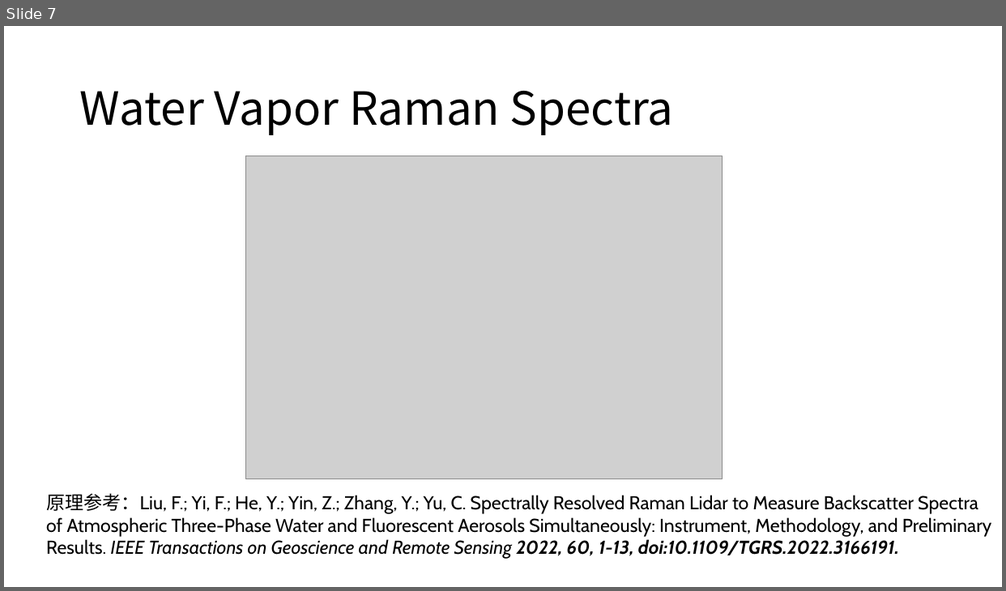
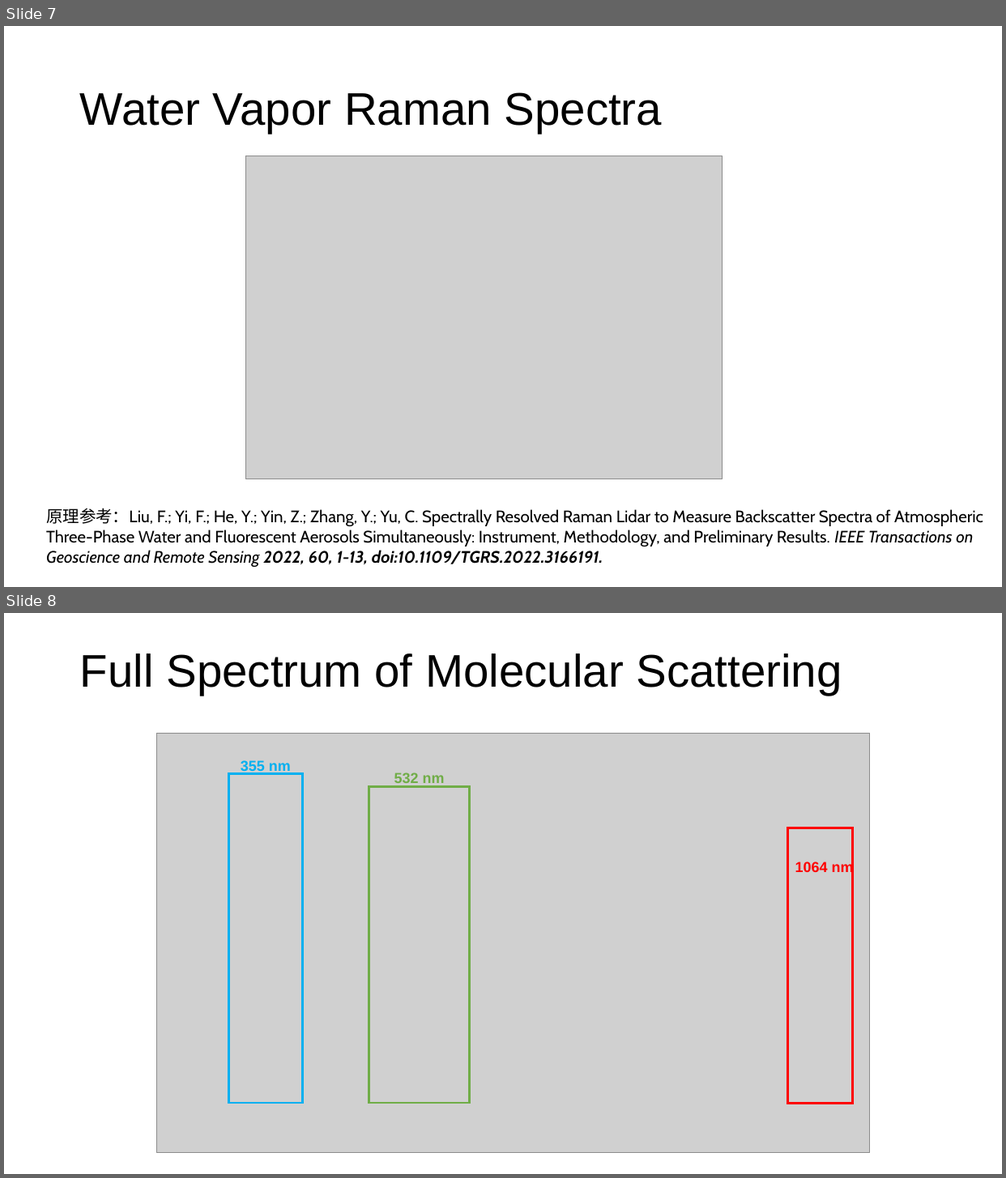
Before and after one commit to WHU-Atmospheric-Remote-Sensing/LiMSS, a slide deck: docs/Lidar-for-Molecular-Scattering-Simulation.pptx. Shown one above the other, each under a label of ours: slide 7 before the commit, slides 7 and 8 after it. The pictures are 1006x591 and 1006x1178 pixels, drawn with LibreOffice and Linux fonts; fonts in the diff are those of the drawing; grey boxes stand for pictures. Boxes give left, top, right and bottom in pixels: in the first picture for what was removed or moved away, otherwise in the second. Text is boxed around its words. In the diff, an @@ line names an element or a change of style, - is before the commit and + after.

```diff
--- a/docs/Lidar-for-Molecular-Scattering-Simulation.pptx
+++ b/docs/Lidar-for-Molecular-Scattering-Simulation.pptx
@@ slide 8 added at <box>4,613,1002,1174</box>, background #FFFFFF @@
@@ title added at <box>80,653,842,696</box>, 44 pt, text #000000 @@
+Full Spectrum of Molecular Scattering
@@ picture added at <box>157,733,870,1152</box> @@
@@ rectangle added at <box>229,774,303,1103</box>, outline #00B0F0 2.25 pt @@
@@ text added at <box>241,760,291,775</box>, 14 pt, text #00B0F0, bold @@
+355 nm
@@ text added at <box>394,773,445,786</box>, 14 pt, text #70AD47, bold @@
+532 nm
@@ rectangle added at <box>369,786,471,1103</box>, outline #70AD47 2.25 pt @@
@@ rectangle added at <box>788,828,853,1103</box>, outline #FF0000 2.25 pt @@
@@ text added at <box>795,861,854,875</box>, 14 pt, text #FF0000, bold @@
+1064 nm
@@ slide 7 changed as well @@
@@ title "Water Vapor Raman Spectra" at <box>80,92,662,133</box>: font Noto Sans CJK SC to Arial @@
@@ text "原理参考：Liu, F.; Yi, F.; He, ...": place and size @@
-text "原理参考：Liu, F.; Yi, F.; He, ..." at <box>46,493,992,559</box>
+text "原理参考：Liu, F.; Yi, F.; He, ..." at <box>46,508,983,567</box>
@@ text "原理参考：Liu, F.; Yi, F.; He, ..." at <box>46,508,983,567</box>: size 18 to 16 pt; font Noto Sans CJK SC to Arial in "原理参考：Liu," @@
```
Also in this commit, not shown: 7 other slides changed, 1 other slide added, 7 other files.
